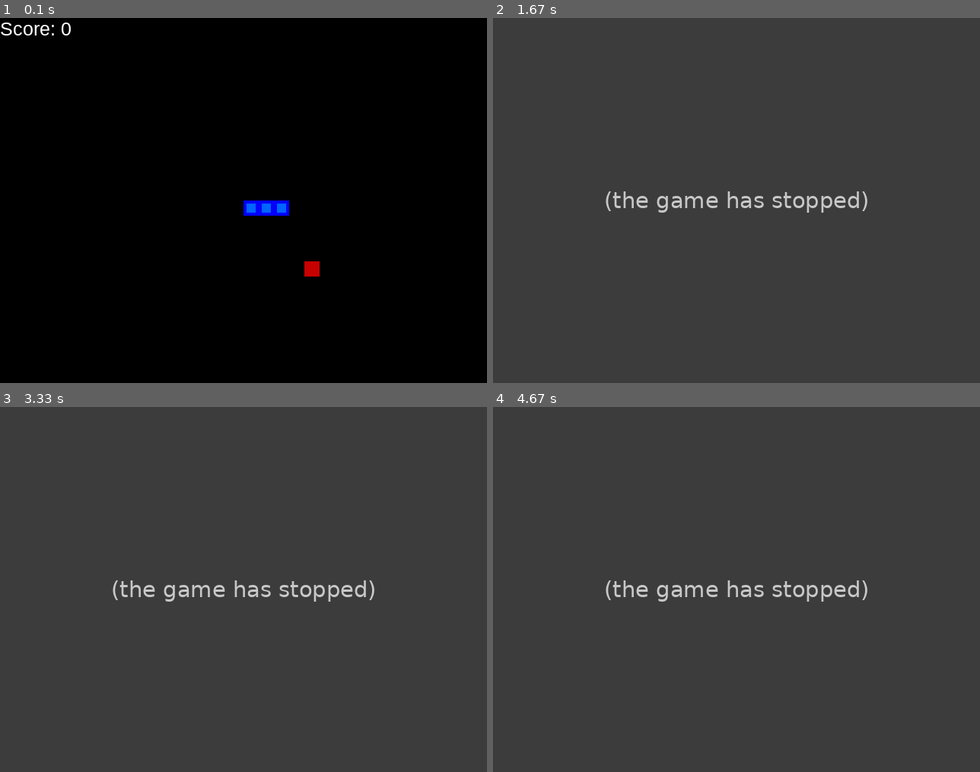
Above: before the commit, frames 1-4 (two rows, left to right).
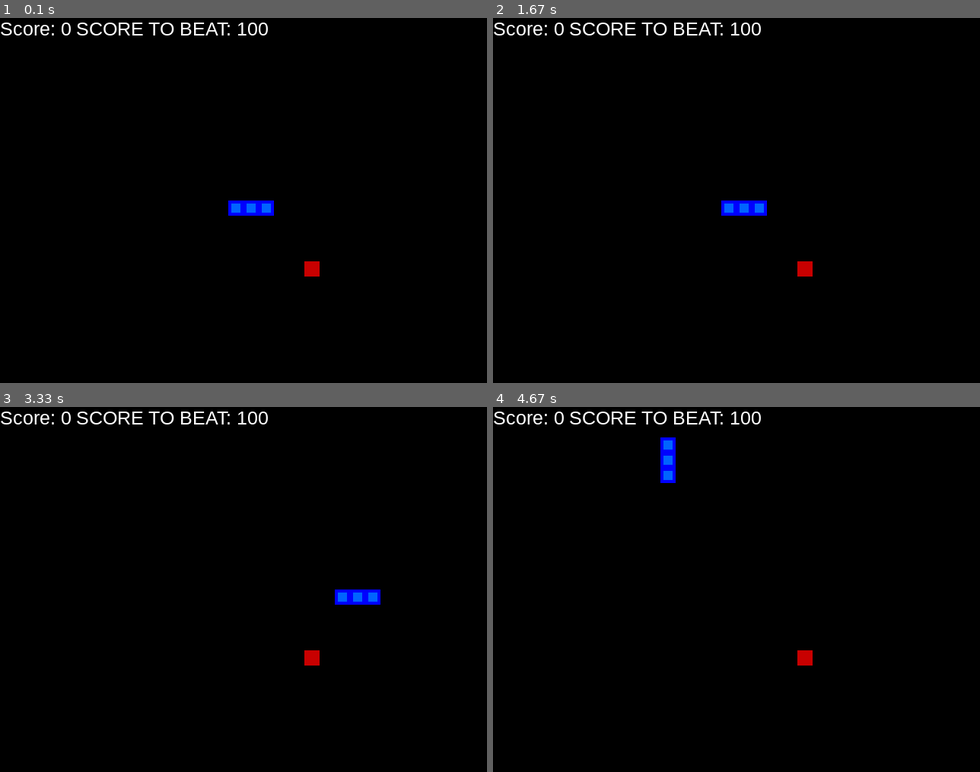
Above: after the commit, the same moments.

Repository: Castleexe/Capstone
Game: pygame game, started from game_human.py
The game is run twice, just before and just after one commit, with the same random seed, the same clock (stepped at 60 frames per second) and the same inputs.
Inputs:
- Up to frame 1 (0.1 s): no input
- Up to frame 2 (1.67 s): no input
- Up to frame 3 (3.33 s): no input
- Up to frame 4 (4.67 s): hold Up 3.4-3.87 s; hold Left 3.9-4.53 s; hold Down from 4.57 s (still down)

The runs differ from the first frame. In frame 1, 0.8% of the frame differs, in the area x 15-60%, y 1-55%; in frame 2, 100%, in the area x 0-100%, y 0-100%; in frame 3, 100%; in frame 4, 100%.
Before the commit the program exited at 0.75 s; later frames show no game.

Commit message:
added selection menu, bug fixes in game_human and additional features

Diff:
--- a/game_human.py
+++ b/game_human.py
@@ -2,6 +2,7 @@
 import random
 from enum import Enum
 from collections import namedtuple
+from time import sleep
 
 pygame.init()
 #font = pygame.font.Font('arial.ttf', 25)
@@ -27,7 +28,7 @@
 
 class SnakeGame:
 
-    def __init__(self, w=640, h=480):
+    def __init__(self, AIscore=100, w=640, h=480):
         self.w = w
         self.h = h
         # init display
@@ -54,20 +55,20 @@
         if self.food in self.snake:
             self._place_food()
 
-    def play_step(self):
+    def play_step(self, first=False):
         # 1. collect user input
         for event in pygame.event.get():
             if event.type == pygame.QUIT:
                 pygame.quit()
                 quit()
             if event.type == pygame.KEYDOWN:
-                if event.key == pygame.K_LEFT:
+                if event.key == pygame.K_LEFT and self.direction is not Direction.RIGHT:
                     self.direction = Direction.LEFT
-                elif event.key == pygame.K_RIGHT:
+                elif event.key == pygame.K_RIGHT and self.direction is not Direction.LEFT:
                     self.direction = Direction.RIGHT
-                elif event.key == pygame.K_UP:
+                elif event.key == pygame.K_UP and self.direction is not Direction.DOWN:
                     self.direction = Direction.UP
-                elif event.key == pygame.K_DOWN:
+                elif event.key == pygame.K_DOWN and self.direction is not Direction.UP:
                     self.direction = Direction.DOWN
 
         # 2. move
@@ -113,7 +114,9 @@
         pygame.draw.rect(self.display, RED, pygame.Rect(self.food.x, self.food.y, BLOCK_SIZE, BLOCK_SIZE))
 
         text = font.render("Score: " + str(self.score), True, WHITE)
+        aiScore = font.render("SCORE TO BEAT: " + "100", True, WHITE)
         self.display.blit(text, [0, 0])
+        self.display.blit(aiScore, [100, 0])
         pygame.display.flip()
 
     def _move(self, direction):
@@ -130,9 +133,8 @@
 
         self.head = Point(x, y)
 
-
-if __name__ == '__main__':
-    game = SnakeGame()
+def playGame(AIscore):
+    game = SnakeGame(AIscore)
 
     # game loop
     while True:
@@ -143,5 +145,19 @@
 
     print('Final Score', score)
 
+if __name__ == '__main__':
+    game = SnakeGame()
+    first = True
+    # game loop
+    while True:
+        game_over, score = game.play_step(first)
+        if (first):
+            sleep(3)
+        first = False
+        if game_over == True:
+            break
+
+    print('Final Score', score)
+
 
     pygame.quit()
--- a/loadAI.py
+++ b/loadAI.py
@@ -11,14 +11,14 @@
 LR = 0.001
 
 class Agent:
-    def __init__(self):
+    def __init__(self, name):
         self.n_games = 0 #number of games
         self.epsilon = 0 #randomness
         self.gamma = 0.9 #discount rate  must be samller than 1
         self.memory = deque(maxlen=MAX_MEMORY) #popleft() automatically remove elements if memory full
         self.model = Linear_QNet(11,256, 3) #11 states, output 3 because action diretion
         self.trainer = QTrainer(self.model, lr=LR, gamma=self.gamma)
-        self.model.load_state_dict(torch.load('model/model1100.pth'))
+        self.model.load_state_dict(torch.load(name))
 
 
     def get_state(self, game):
@@ -99,12 +99,13 @@
 
         return final_move
 
-def train():
+def train(aiVersion='model/model1100.pth'):
     plot_scores = []
     plot_mean_scores = []
     total_score = 0
     record = 0
-    agent = Agent()
+    name = "model/model" + aiVersion + ".pth"
+    agent = Agent(name)
     game = SnakeGameAI(20)
     while True:
         # get old state
@@ -124,7 +125,7 @@
         agent.remember(state_old, final_move, reward, state_new, game_over)
 
         if game_over:
-            # train long memory, plot results
+
             game.reset()
             agent.n_games += 1
             agent.train_long_memory()
--- /dev/null
+++ b/selectionMenu.py
@@ -0,0 +1,31 @@
+import PySimpleGUI as sg
+import loadAI
+
+# Define the options for the dropdown
+options = [f"{i * 100} games" for i in range(1, 12)]
+
+# Define the layout of the GUI
+layout = [
+    [sg.Text("Select AI version:", size=(20, 1), justification='center')],
+    [sg.Combo(options, default_value=options[0], key='-DROPDOWN-', size=(20, 1))],
+    [sg.Button("Select"), sg.Exit()]
+]
+
+# Create the window
+window = sg.Window("AI selection", layout, element_justification='center')
+
+# Event loop
+while True:
+    event, values = window.read()
+    if event in (sg.WINDOW_CLOSED, 'Exit'):
+        break
+    elif event == "Select":
+        #sg.popup(f"Loading AI difficulty: {values['-DROPDOWN-']}")
+        option = values['-DROPDOWN-']
+        n = option.split()
+        games = n[0]
+        loadAI.train(games)
+
+
+# Close the window
+window.close()
